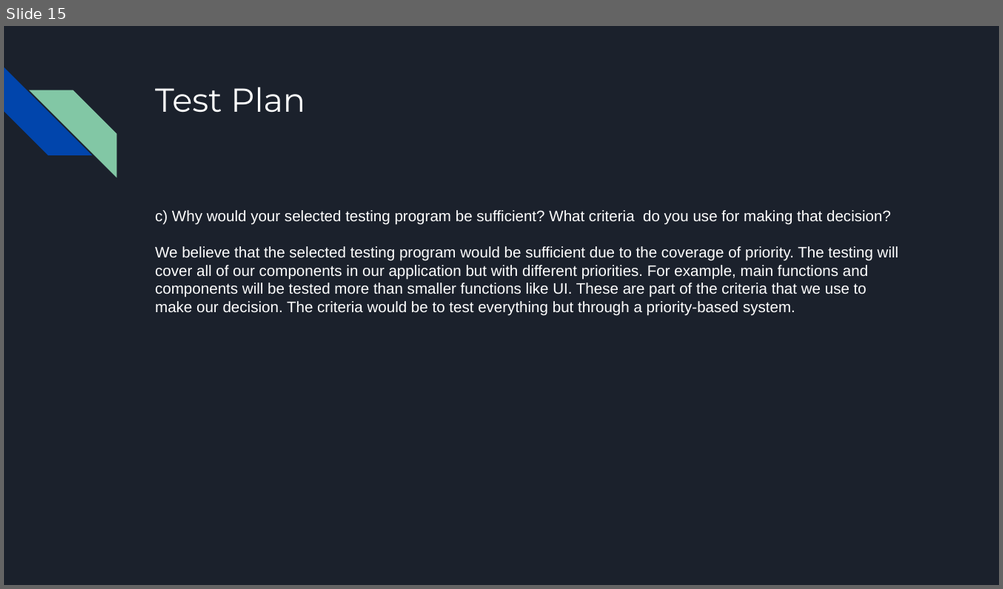
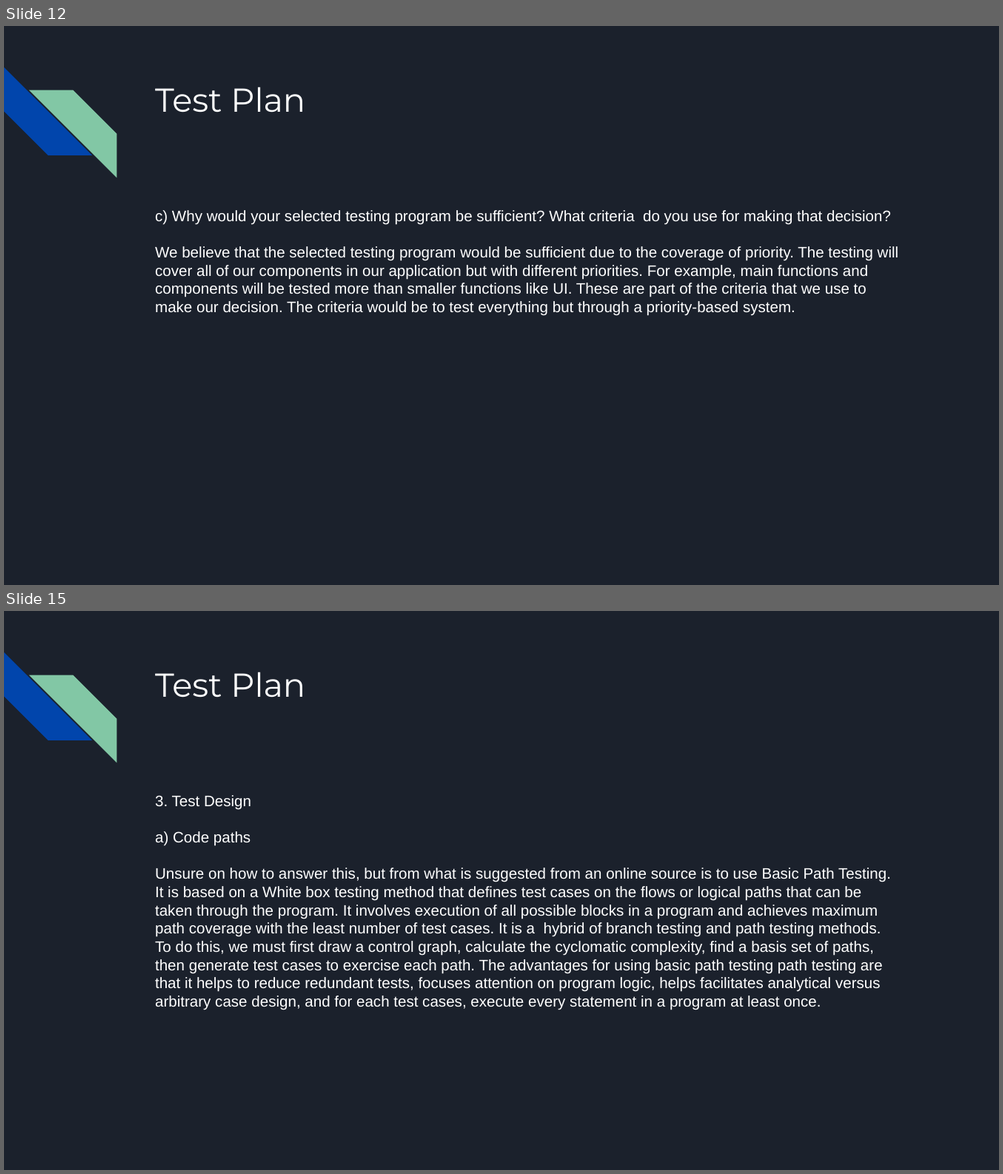
Before and after one commit to jamilkhan98/CECS491AProject, a slide deck: Sprints/Sprint #4/Sprint #4 Presentation.pptx. Shown one above the other, each under a label of ours: slide 15 before the commit, slides 12 and 15 after it; the slides between them are not shown. The pictures are 1003x589 and 1003x1174 pixels, drawn with LibreOffice and Linux fonts; fonts in the diff are those of the drawing. Boxes give left, top, right and bottom in pixels: in the first picture for what was removed or moved away, otherwise in the second. Text is boxed around its words. In the diff, an @@ line names an element or a change of style, - is before the commit and + after.

```diff
--- a/Sprints/Sprint #4/Sprint #4 Presentation.pptx
+++ b/Sprints/Sprint #4/Sprint #4 Presentation.pptx
@@ slide 15 added at (4, 611, 999, 1170), background #1B212C; not listed: 2 template elements that a slide beside it also shows @@
@@ title added at (155, 672, 305, 698), 24 pt, text #FFFFFF @@
+Test Plan
@@ text added at (155, 795, 891, 1011), 11 pt, text #FFFFFF @@
+3. Test Design
+a) Code paths
+Unsure on how to answer this, but from what is suggested from an online source is to use Basic Path Testing. It is based on a White box testing method that defines test cases on the flows or logical paths that can be taken through the program. It involves execution of all possible blocks in a program and achieves maximum path coverage with the least number of test cases. It is a hybrid of branch testing and path testing methods. To do this, we must first draw a control graph, calculate the cyclomatic complexity, find a basis set of paths, then generate test cases to exercise each path. The advantages for using basic path testing path testing are that it helps to reduce redundant tests, focuses attention on program logic, helps facilitates analytical versus arbitrary case design, and for each test cases, execute every statement in a program at least once.
@@ what was slide 15 is now slide 12 @@
```
Also in this commit, not shown: 7 slides changed, 14 other slides added.
